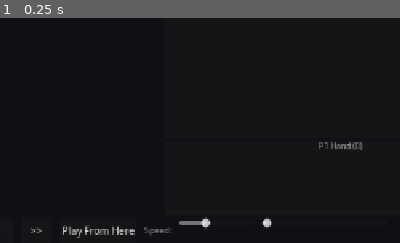
Above: before the commit, frame 1.
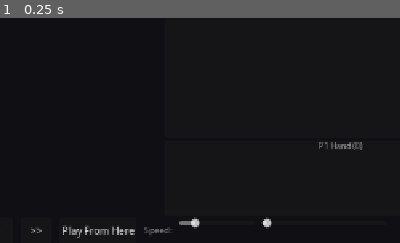
Above: after the commit, the same moment.

Repository: hunterdurbin/godzilla-sim
Game: Godot game, scene res://scenes/ui/ReplayViewer.tscn
Same seed, same stepped clock (60 frames per second), same inputs: the game is played once before the commit and once after it. This scene is started directly instead of the project's main scene.
Inputs:
- Up to frame 1 (0.25 s): no input
The pictures show only the part of the screen within x 35-85%, y 50-100%; the shares and areas given below are measured in that part.

The runs differ from the first frame. In frame 1, 0.2% of the frame differs, in the area x 47-53%, y 88-94%.

Commit message:
Add keyboard shortcuts and fix speed slider for replay viewer
Arrow keys step through snapshots (shift for turn-level), space
toggles play/pause, up/down adjusts speed. Slider now reads slow-to-fast
(0.2s–2.0s range). Active player's hand title highlighted in gold.

Co-Authored-By: Claude Opus 4.6 (1M context) <noreply@anthropic.com>

Diff:
--- a/scenes/ui/ReplayViewer.tscn
+++ b/scenes/ui/ReplayViewer.tscn
@@ -180,10 +180,10 @@
 [node name="SpeedSlider" type="HSlider" parent="VBoxContainer/Controls"]
 custom_minimum_size = Vector2(120, 0)
 layout_mode = 2
-min_value = 0.5
-max_value = 5.0
-step = 0.5
-value = 2.0
+min_value = 0.2
+max_value = 2.0
+step = 0.1
+value = 0.5
 
 [node name="TurnSlider" type="HSlider" parent="VBoxContainer/Controls"]
 custom_minimum_size = Vector2(200, 0)
--- a/scenes/ui/replay_viewer.gd
+++ b/scenes/ui/replay_viewer.gd
@@ -142,7 +142,8 @@
 	if not _auto_playing:
 		return
 	_auto_timer += delta
-	var interval: float = speed_slider.value
+	# Slider left=slow, right=fast; invert to get interval
+	var interval: float = speed_slider.max_value - speed_slider.value + speed_slider.min_value
 	if _auto_timer >= interval:
 		_auto_timer = 0.0
 		if _snapshot_index < _replay.snapshots.size() - 1:
@@ -188,6 +189,12 @@
 		var p2_name: String = _replay.player_names[1] if _replay.player_names.size() > 1 else "P2"
 		_sync_hand_display(p1_hand_grid, p1_hand_title, ps0.hand, p1_name)
 		_sync_hand_display(p2_hand_grid, p2_hand_title, ps1.hand, p2_name)
+
+		# Highlight active player's hand title
+		var active_color := Color(0.9, 0.7, 0.1, 1)
+		var inactive_color := Color(0.7, 0.7, 0.7, 1)
+		p1_hand_title.add_theme_color_override("font_color", active_color if current_pid == 0 else inactive_color)
+		p2_hand_title.add_theme_color_override("font_color", active_color if current_pid == 1 else inactive_color)
 
 	# Display accumulated log lines up to (and including) this snapshot
 	log_output.clear()
@@ -694,6 +701,34 @@
 			get_viewport().set_input_as_handled()
 			return
 
+	# Keyboard shortcuts for navigation
+	if not _replay or _replay.snapshots.is_empty():
+		return
+	if event is InputEventKey and event.pressed:
+		match event.keycode:
+			KEY_RIGHT:
+				if event.shift_pressed:
+					_on_next_turn_pressed()
+				else:
+					_on_next_pressed()
+				get_viewport().set_input_as_handled()
+			KEY_LEFT:
+				if event.shift_pressed:
+					_on_prev_turn_pressed()
+				else:
+					_on_prev_pressed()
+				get_viewport().set_input_as_handled()
+			KEY_SPACE:
+				if not event.echo:
+					_on_play_pause_pressed()
+				get_viewport().set_input_as_handled()
+			KEY_UP:
+				speed_slider.value = minf(speed_slider.max_value, speed_slider.value + speed_slider.step)
+				get_viewport().set_input_as_handled()
+			KEY_DOWN:
+				speed_slider.value = maxf(speed_slider.min_value, speed_slider.value - speed_slider.step)
+				get_viewport().set_input_as_handled()
+
 
 # --- Helpers ---
 
